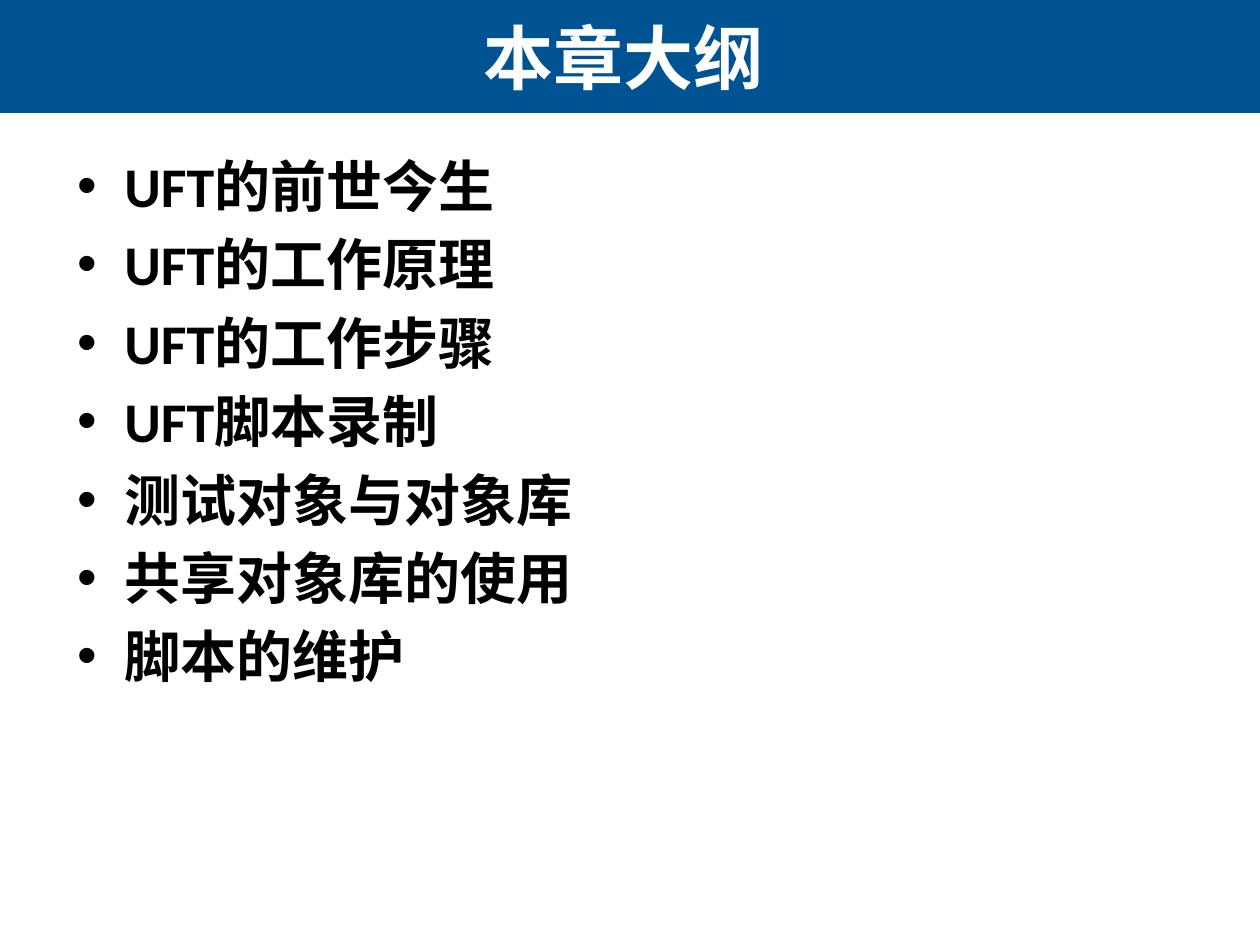
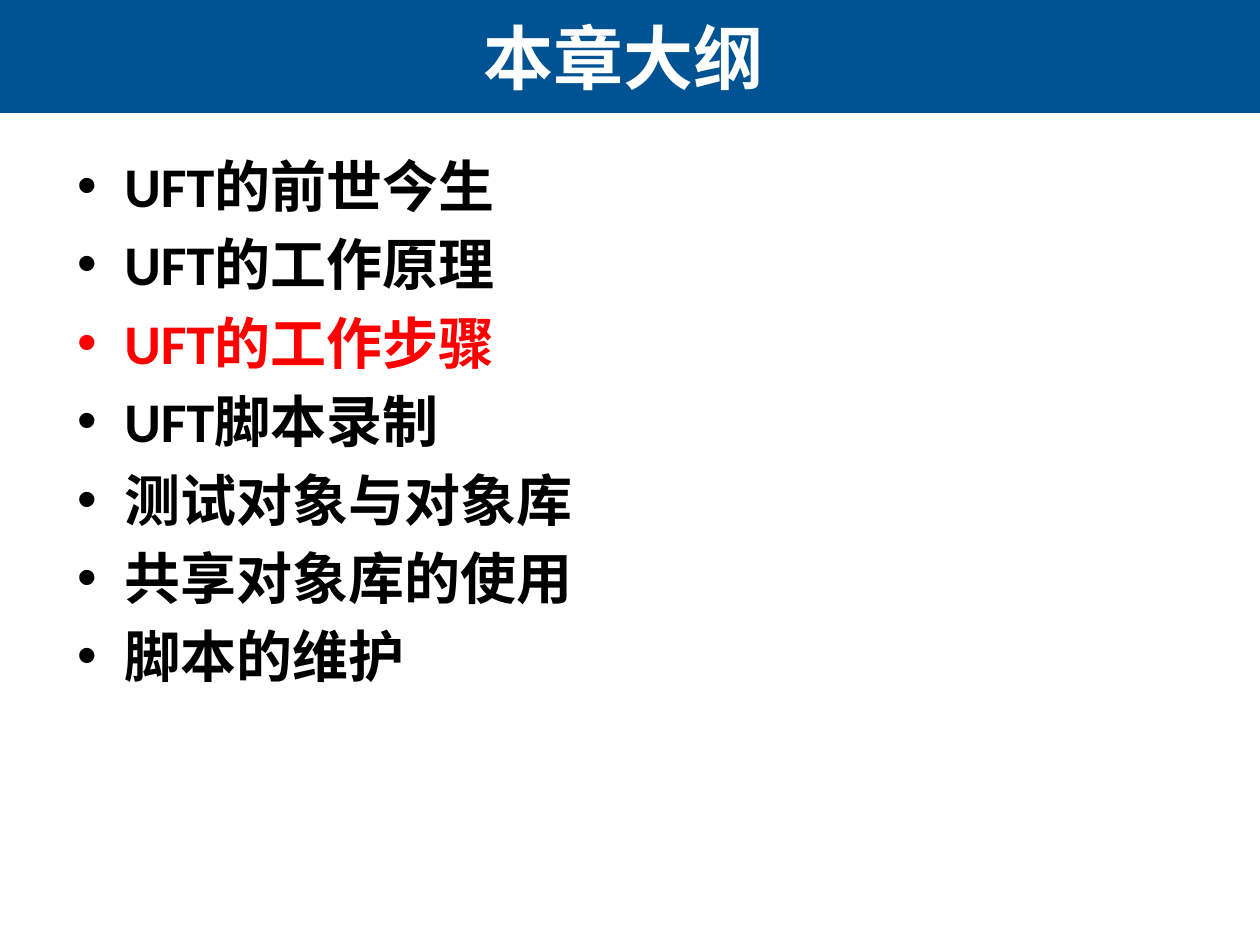
Before and after one commit to edu2act/course-uft, a slide deck: slide 17 of PPT/02 UFT Introduction.pptx. Drawn at 1260x945 pixels with LibreOffice and Linux fonts; fonts in the diff are those of the drawing. Boxes give left, top, right and bottom in pixels: in the first picture for what was removed or moved away, otherwise in the second. Text is boxed around its words. In the diff, an @@ line names an element or a change of style, - is before the commit and + after.

```diff
--- a/PPT/02 UFT Introduction.pptx
+++ b/PPT/02 UFT Introduction.pptx
@@ text at <box>124,317,494,369</box>: text colour #000000 to #FF0000 in "UFT的工作步骤" @@
```
Also in this commit, not shown: 5 other files.
